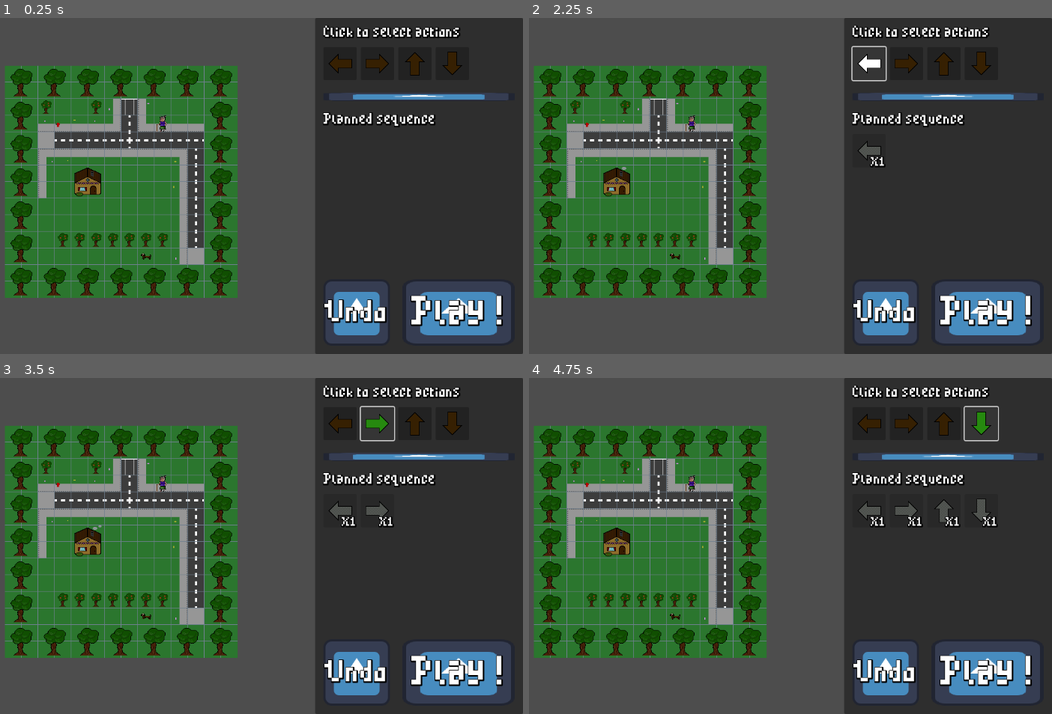
Above: before the commit, frames 1-4 (two rows, left to right).
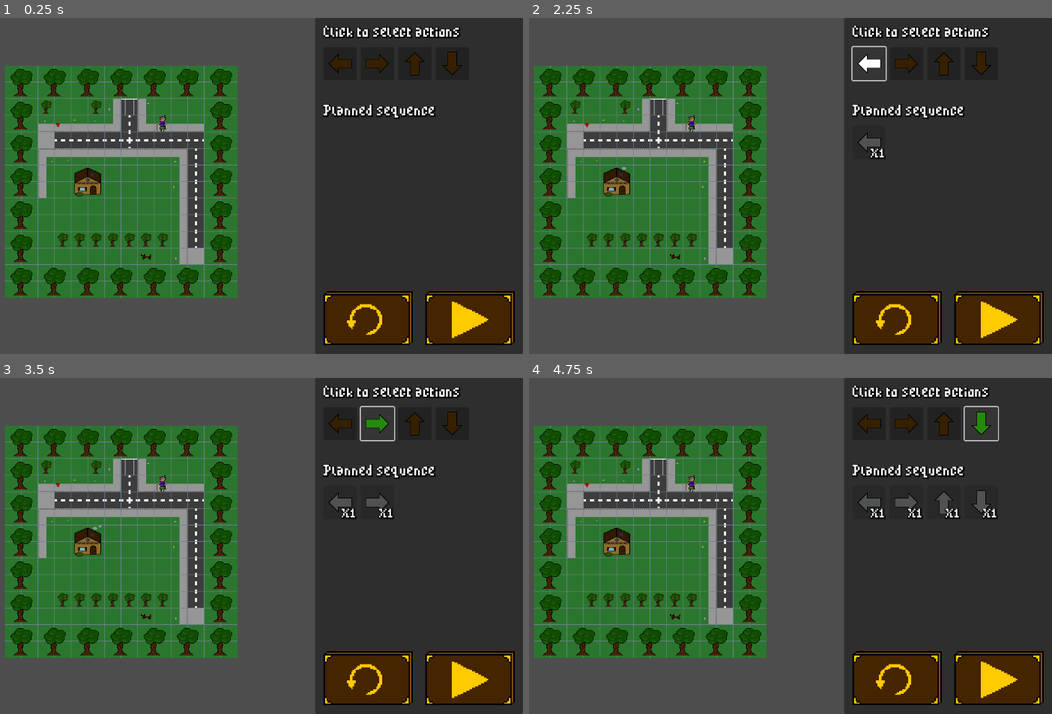
Above: after the commit, the same moments.

Repository: chrismeunier/EpicGameJam11
Game: Godot game, scene res://MainScene.tscn
Same seed, same stepped clock (60 frames per second), same inputs: the game is played once before the commit and once after it. This scene is started directly instead of the project's main scene. The engine's default icon, where the game draws it, is replaced by a stand-in: a white triangle on a blue panel in a dark square. Sound files missing from this copy of the repository are replaced by a short silence.
Inputs:
- Up to frame 1 (0.25 s): no input
- Up to frame 2 (2.25 s): click "Play !" at 0.5 s; click "Play !" at 1.25 s; click "0" at 2 s
- Up to frame 3 (3.5 s): click "1" at 2.75 s
- Up to frame 4 (4.75 s): click "2" at 3.5 s; click "3" at 4.25 s

The runs differ from the first frame. In frame 1, 8.3% of the frame differs, in the area x 61-99%, y 22-98%; in frame 2, 8.6%; in frame 3, 8.9%; in frame 4, 9.4%.

Commit message:
Adding new play/undo buttons
# Conflicts:
#	interface/controls.tscn

Diff:
--- a/interface/controls.tscn
+++ b/interface/controls.tscn
@@ -1,21 +1,25 @@
-[gd_scene load_steps=32 format=3 uid="uid://udway7ncy7id"]
+[gd_scene load_steps=36 format=3 uid="uid://udway7ncy7id"]
 
 [ext_resource type="Script" uid="uid://2mux5u6bkh0j" path="res://interface/controls.gd" id="1_ij41j"]
 [ext_resource type="PackedScene" uid="uid://dvjjg6cpbfily" path="res://interface/command_select.tscn" id="2_x0sgd"]
-[ext_resource type="Texture2D" uid="uid://cfar6npgupuuf" path="res://icon.svg" id="3_epadu"]
 [ext_resource type="PackedScene" uid="uid://jcmlafiwx4rg" path="res://interface/command_sequence.tscn" id="3_lodp2"]
 [ext_resource type="Theme" uid="uid://bo1gfp2uqybx" path="res://fonts/pixelFont.tres" id="5_2upaq"]
-[ext_resource type="Texture2D" uid="uid://bs7s25k1wngu0" path="res://Visuels/icons/iconSelect.svg" id="5_oghbf"]
+[ext_resource type="Texture2D" uid="uid://r5yi0e6mm6p" path="res://Visuels/undoPlay/sprite_buttons5.png" id="5_yxodr"]
 [ext_resource type="Script" uid="uid://couw105c3bde4" path="res://addons/godot_state_charts/state_chart.gd" id="6_krx4v"]
-[ext_resource type="Texture2D" uid="uid://drlimo86dlbvv" path="res://Visuels/icons/iconHover.svg" id="6_uqaec"]
+[ext_resource type="Texture2D" uid="uid://deubpgjmywwht" path="res://Visuels/undoPlay/sprite_buttons7.png" id="6_mywjj"]
+[ext_resource type="Texture2D" uid="uid://bd0gxgh3umqij" path="res://Visuels/undoPlay/sprite_buttons6.png" id="7_lwjjj"]
 [ext_resource type="Script" uid="uid://jk2jm1g6q853" path="res://addons/godot_state_charts/compound_state.gd" id="7_mi4ox"]
-[ext_resource type="Texture2D" uid="uid://bqn10tht0xpdd" path="res://Visuels/icons/iconGray.svg" id="7_vgvyt"]
 [ext_resource type="Script" uid="uid://cytafq8i1y8qm" path="res://addons/godot_state_charts/atomic_state.gd" id="8_65j56"]
+[ext_resource type="Texture2D" uid="uid://c75upcodsgvcs" path="res://Visuels/undoPlay/sprite_buttons4.png" id="8_ulxes"]
 [ext_resource type="Script" uid="uid://cf1nsco3w0mf6" path="res://addons/godot_state_charts/transition.gd" id="9_bnwvy"]
+[ext_resource type="Texture2D" uid="uid://dsr1wp466hkly" path="res://Visuels/undoPlay/sprite_buttons1.png" id="10_76tt1"]
+[ext_resource type="Texture2D" uid="uid://3pinnijdioar" path="res://Visuels/undoPlay/sprite_buttons3.png" id="11_olcju"]
+[ext_resource type="Texture2D" uid="uid://voihl2a5u4n3" path="res://Visuels/undoPlay/sprite_buttons2.png" id="12_w6mer"]
 [ext_resource type="Script" uid="uid://le5w1cm0ul8p" path="res://addons/godot_state_charts/expression_guard.gd" id="13_uqaec"]
 [ext_resource type="Script" uid="uid://c6l0181f4ytps" path="res://addons/godot_state_charts/guard.gd" id="13_vqsow"]
 [ext_resource type="Texture2D" uid="uid://c83fsb3ynqx67" path="res://Visuels/grandma_lose.png" id="14_vgvyt"]
 [ext_resource type="Texture2D" uid="uid://dygvyua4ru2q6" path="res://Visuels/grandma_holding_doggo.png" id="14_vqsow"]
+[ext_resource type="Texture2D" uid="uid://cqwfrsspcjk1l" path="res://Visuels/undoPlay/sprite_buttons0.png" id="13_yldy7"]
 [ext_resource type="Script" uid="uid://bxprlw40wl0c3" path="res://addons/godot_state_charts/all_of_guard.gd" id="15_bohjk"]
 
 [sub_resource type="Resource" id="Resource_opka8"]
@@ -141,17 +145,14 @@
 unique_name_in_owner = true
 layout_mode = 2
 
-[node name="Separator" type="TextureRect" parent="PanelContainer/MainMarginContainer/MainVerticalLayout"]
-custom_minimum_size = Vector2(0, 16)
-layout_mode = 2
-texture = ExtResource("3_epadu")
-expand_mode = 1
+[node name="Spacer" type="Control" parent="PanelContainer/MainMarginContainer/MainVerticalLayout"]
+layout_mode = 2
 
 [node name="CommandSequence" parent="PanelContainer/MainMarginContainer/MainVerticalLayout" instance=ExtResource("3_lodp2")]
 unique_name_in_owner = true
 layout_mode = 2
 
-[node name="Spacer" type="Control" parent="PanelContainer/MainMarginContainer/MainVerticalLayout"]
+[node name="Spacer2" type="Control" parent="PanelContainer/MainMarginContainer/MainVerticalLayout"]
 layout_mode = 2
 size_flags_vertical = 3
 
@@ -161,16 +162,18 @@
 
 [node name="UndoButton" type="TextureButton" parent="PanelContainer/MainMarginContainer/MainVerticalLayout/HBoxContainer"]
 unique_name_in_owner = true
+custom_minimum_size = Vector2(0, 106)
 layout_mode = 2
 size_flags_horizontal = 3
-size_flags_stretch_ratio = 0.5
-texture_normal = ExtResource("3_epadu")
-texture_pressed = ExtResource("5_oghbf")
-texture_hover = ExtResource("6_uqaec")
-texture_disabled = ExtResource("7_vgvyt")
-stretch_mode = 0
+texture_normal = ExtResource("5_yxodr")
+texture_pressed = ExtResource("6_mywjj")
+texture_hover = ExtResource("7_lwjjj")
+texture_disabled = ExtResource("8_ulxes")
+ignore_texture_size = true
+stretch_mode = 5
 
 [node name="Label" type="Label" parent="PanelContainer/MainMarginContainer/MainVerticalLayout/HBoxContainer/UndoButton"]
+visible = false
 layout_mode = 1
 anchors_preset = 8
 anchor_left = 0.5
@@ -193,13 +196,14 @@
 unique_name_in_owner = true
 layout_mode = 2
 size_flags_horizontal = 3
-texture_normal = ExtResource("3_epadu")
-texture_pressed = ExtResource("5_oghbf")
-texture_hover = ExtResource("6_uqaec")
-texture_disabled = ExtResource("7_vgvyt")
-stretch_mode = 0
+texture_normal = ExtResource("10_76tt1")
+texture_pressed = ExtResource("11_olcju")
+texture_hover = ExtResource("12_w6mer")
+texture_disabled = ExtResource("13_yldy7")
+stretch_mode = 5
 
 [node name="Label" type="Label" parent="PanelContainer/MainMarginContainer/MainVerticalLayout/HBoxContainer/PlayButton"]
+visible = false
 layout_mode = 1
 anchors_preset = 8
 anchor_left = 0.5
Binary file added: Visuels/undoPlay/sprite_buttons0.png
Not shown, added: Visuels/undoPlay/sprite_buttons0.png.import
Binary file added: Visuels/undoPlay/sprite_buttons1.png
Not shown, added: Visuels/undoPlay/sprite_buttons1.png.import
Binary file added: Visuels/undoPlay/sprite_buttons2.png
Not shown, added: Visuels/undoPlay/sprite_buttons2.png.import
Binary file added: Visuels/undoPlay/sprite_buttons3.png
Not shown, added: Visuels/undoPlay/sprite_buttons3.png.import
Binary file added: Visuels/undoPlay/sprite_buttons4.png
Not shown, added: Visuels/undoPlay/sprite_buttons4.png.import
Binary file added: Visuels/undoPlay/sprite_buttons5.png
Not shown, added: Visuels/undoPlay/sprite_buttons5.png.import
(and 4 more such lines)
